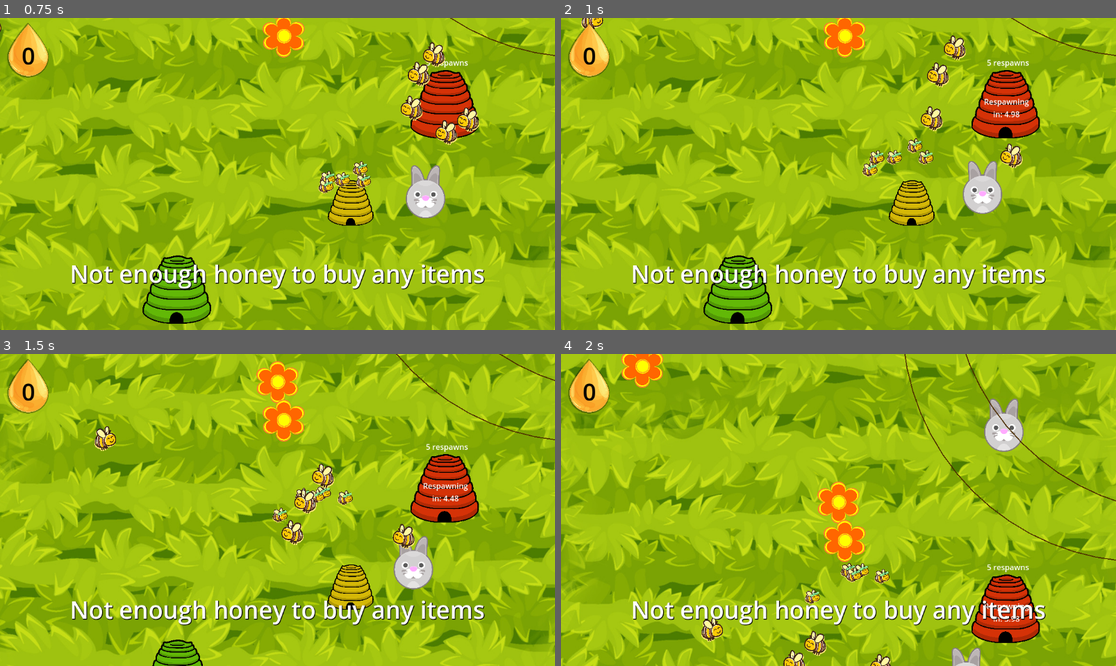
Above: before the commit, frames 1-4 (two rows, left to right).
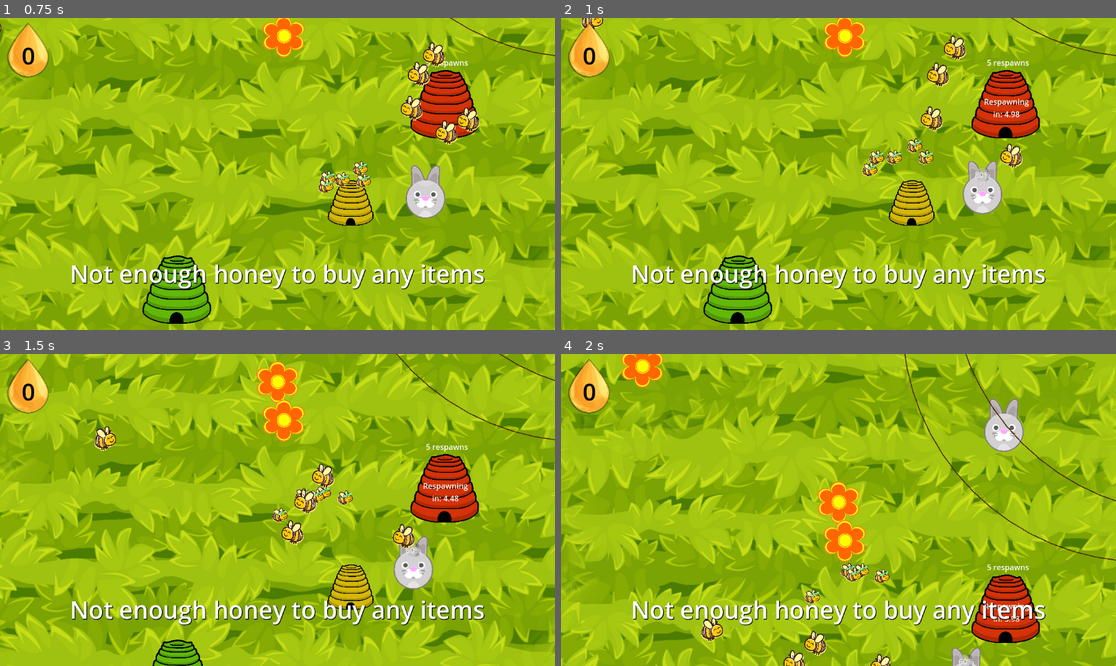
Above: after the commit, the same moments.

Repository: jam53/GMTK-Gamejam-2024
Game: Godot game, scene res://scenes/main_menu.tscn
Two runs of this game, one before a commit and one after it. Both use one fixed random seed, a clock stepped at 60 frames per second and the inputs below.
Inputs (mouse positions are in pixels of both pictures, inside the frame that each line leads up to):
- Up to frame 1 (0.75 s): click "Play" at 0.5 s
- Up to frame 2 (1 s): no input
- Up to frame 3 (1.5 s): move the mouse to (177, 625) at 1.27 s; hold W (up) from 1.28 s (still down); tap 1 (one) at 1.35 s; click (177, 625) at 1.42 s
- Up to frame 4 (2 s): keep holding W (up)

Frame 1 is identical in both runs. In frame 2, less than 0.1% of the frame differs, in the area x 74-78%, y 48-53%; in frame 3, less than 0.1%; in frame 4, less than 0.1%.

Commit message:
fix bee attack

Diff:
--- a/scripts/components/attack_component.gd
+++ b/scripts/components/attack_component.gd
@@ -18,7 +18,7 @@
 	if target.has_method("take_damage"):
 		targets.append(target)
 		if targets.size() == 1:
-			if is_in_group("attackers") or _is_valid_target(target):
+			if get_parent().is_in_group("attackers") or _is_valid_target(target):
 				damage(target)
 				attack_timer.start()
 
@@ -60,7 +60,6 @@
 			if get_parent().is_in_group("attackers"):
 				damage(target)
 			else:
-				print(target, " ",_is_valid_target(target), " main target: ", main_target)
 				while not _is_valid_target(target):
 					if i < targets.size():
 						target = targets[i]
